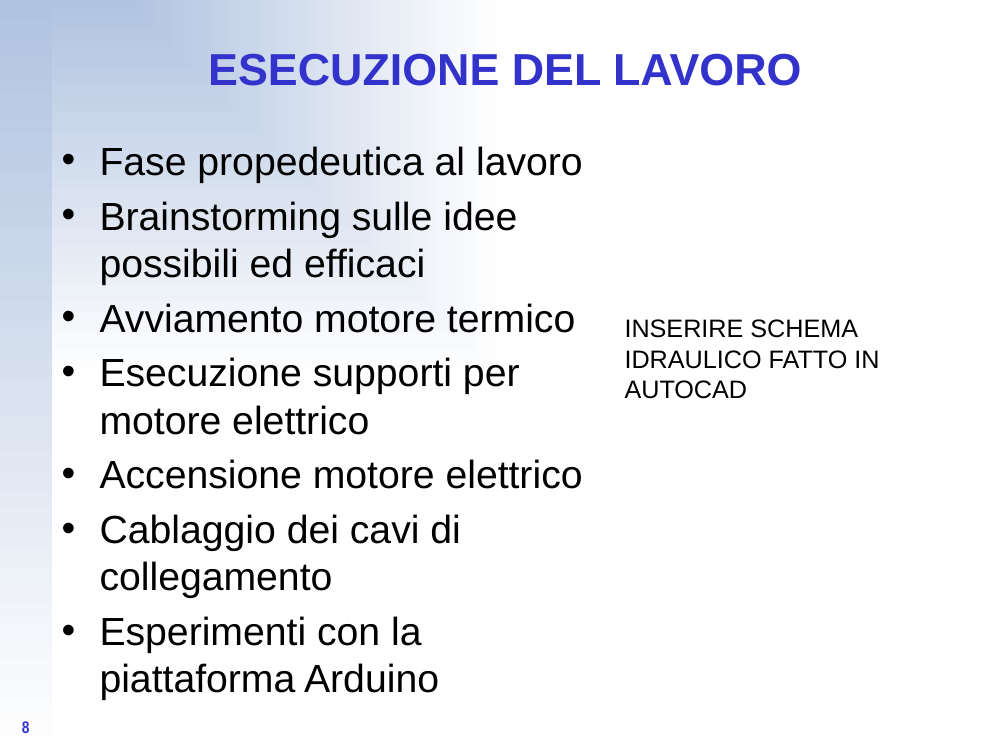
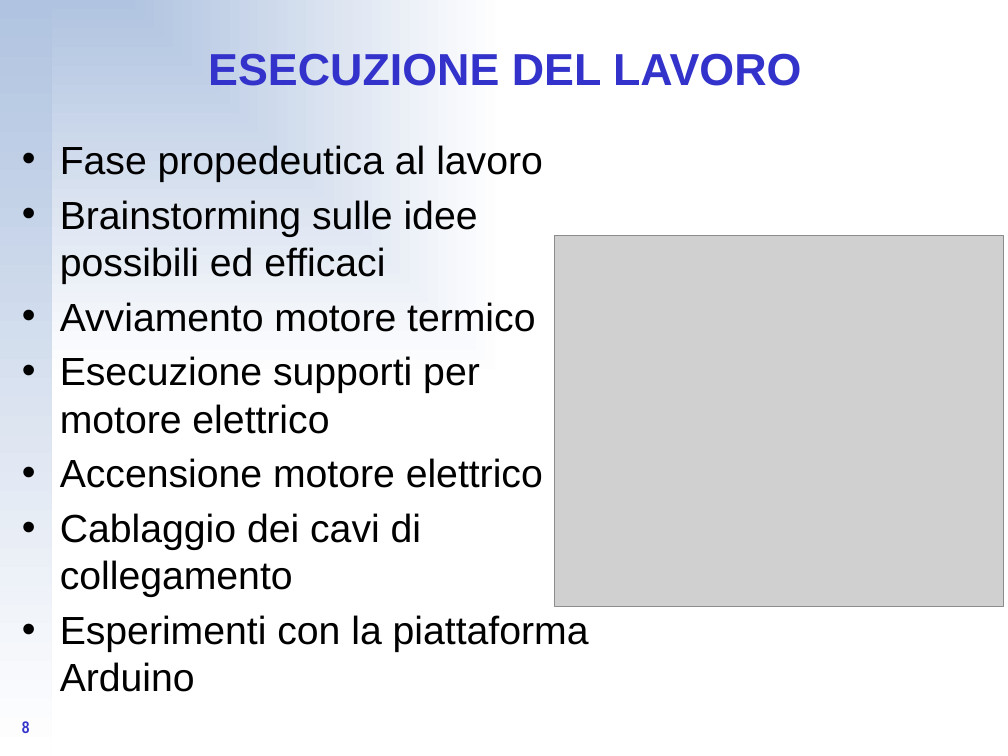
Before and after one commit to CampelloManuel/progetto-esame, a slide deck: slide 8 of tesina/Tesina Fusco Alberto.ppt.pptx. Drawn at 1008x756 pixels with LibreOffice and Linux fonts; fonts in the diff are those of the drawing; grey boxes stand for pictures. Boxes give left, top, right and bottom in pixels: in the first picture for what was removed or moved away, otherwise in the second. Text is boxed around its words. In the diff, an @@ line names an element or a change of style, - is before the commit and + after.

```diff
--- a/tesina/Tesina Fusco Alberto.ppt.pptx
+++ b/tesina/Tesina Fusco Alberto.ppt.pptx
@@ text "Fase propedeutica al lavoro" rewrapped from (x1=100, y1=146, x2=583, y2=700) to (x1=60, y1=145, x2=589, y2=692) @@
@@ picture added at (x1=554, y1=235, x2=1003, y2=607) @@
@@ text removed at (x1=625, y1=319, x2=879, y2=399) @@
-INSERIRE SCHEMA IDRAULICO FATTO IN AUTOCAD
```
Also in this commit, not shown: 1 other slide changed.
